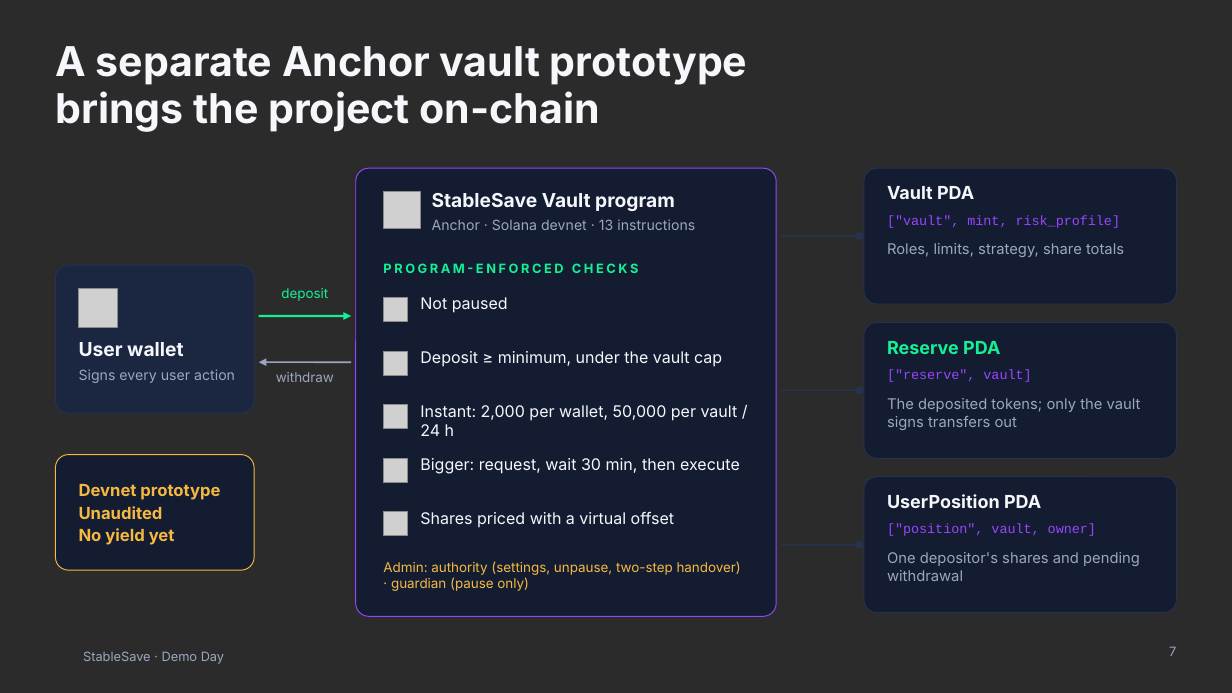
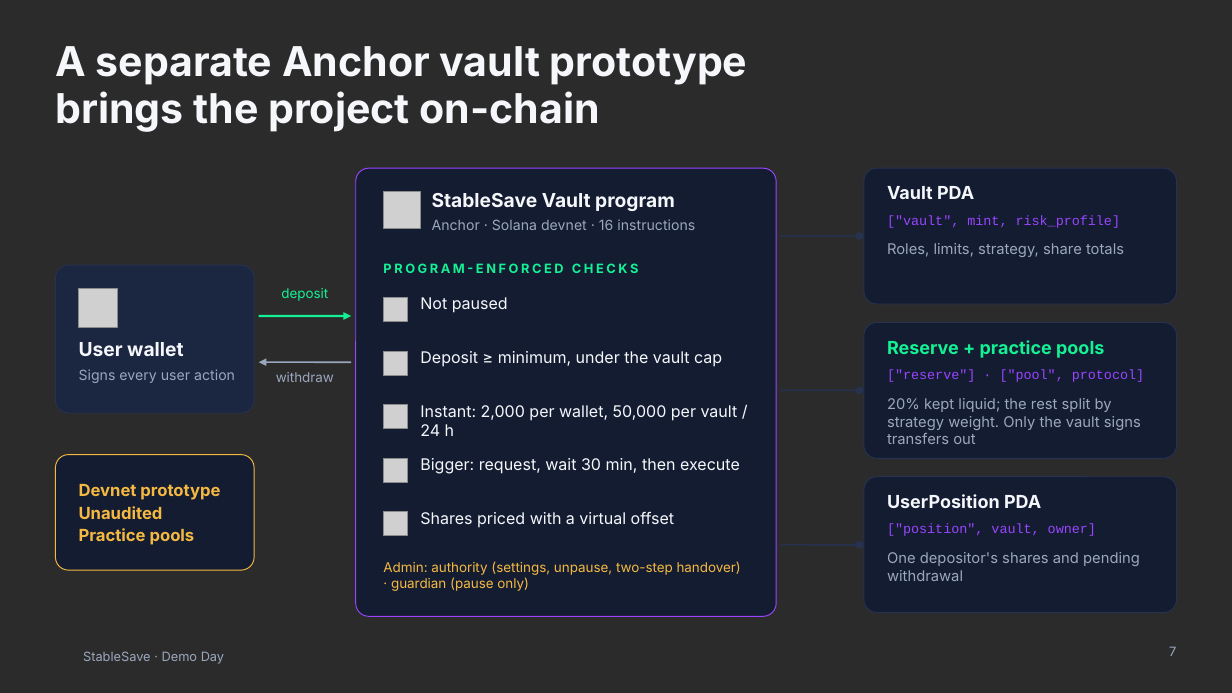
Before and after one commit to Theophilus2003/Stablesaver, a slide deck: slide 7 of presentation/StableSave-Demo-Day.pptx. Drawn at 1232x693 pixels with LibreOffice and Linux fonts; fonts in the diff are those of the drawing; grey boxes stand for pictures; background and template pictures are left out; a plain dark background stands for a picture behind light text. Boxes give left, top, right and bottom in pixels: in the first picture for what was removed or moved away, otherwise in the second. Text is boxed around its words. In the diff, an @@ line names an element or a change of style, - is before the commit and + after.

```diff
--- a/presentation/StableSave-Demo-Day.pptx
+++ b/presentation/StableSave-Demo-Day.pptx
@@ text at (432, 219, 695, 230): text changed @@
-Anchor · Solana devnet · 13 instructions
+Anchor · Solana devnet · 16 instructions
@@ text at (887, 340, 1104, 358): text changed @@
-Reserve PDA
+Reserve + practice pools
@@ text at (887, 369, 1144, 382): text changed @@
-["reserve", vault]
+["reserve"] · ["pool", protocol]
@@ text at (887, 398, 1141, 444): text changed @@
-The deposited tokens; only the vault signs transfers out
+20% kept liquid; the rest split by strategy weight. Only the vault signs transfers out
@@ text at (79, 528, 195, 545): text changed @@
-No yield yet
+Practice pools
```
Also in this commit, not shown: 3 other slides changed, 7 other files.
